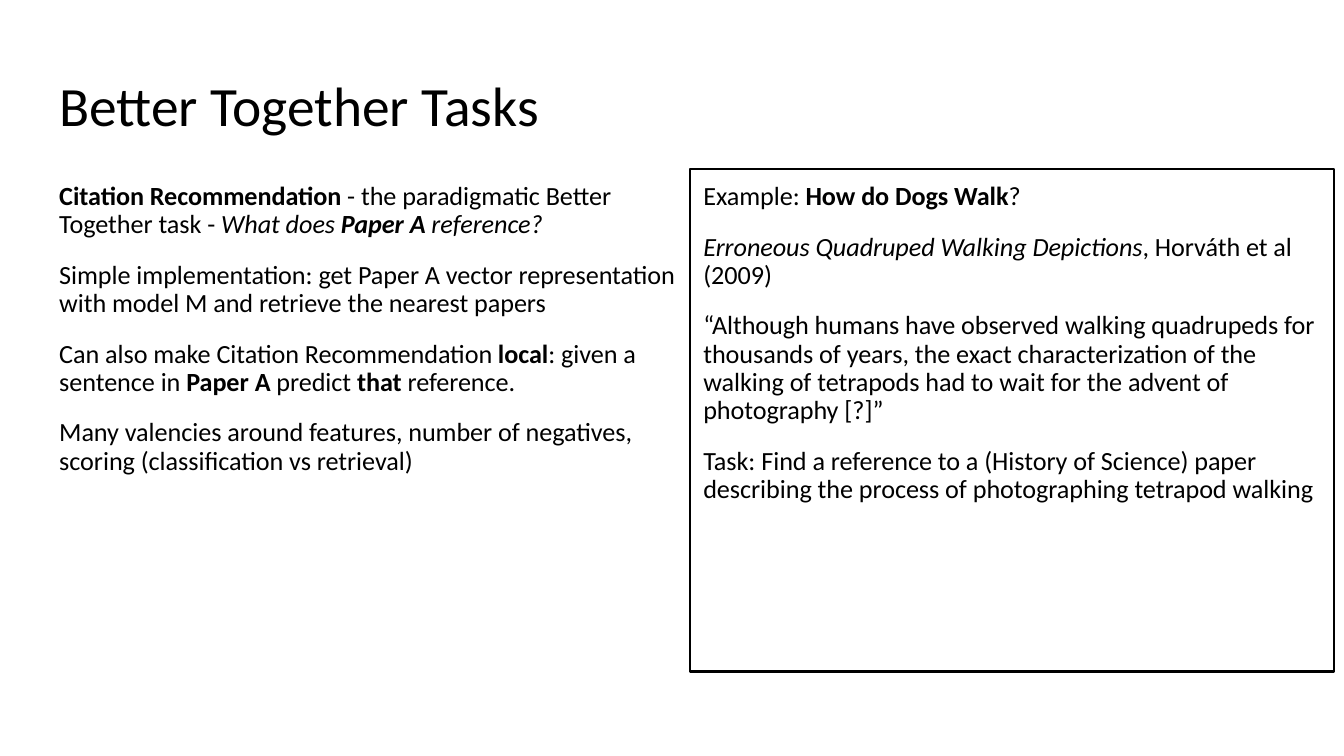
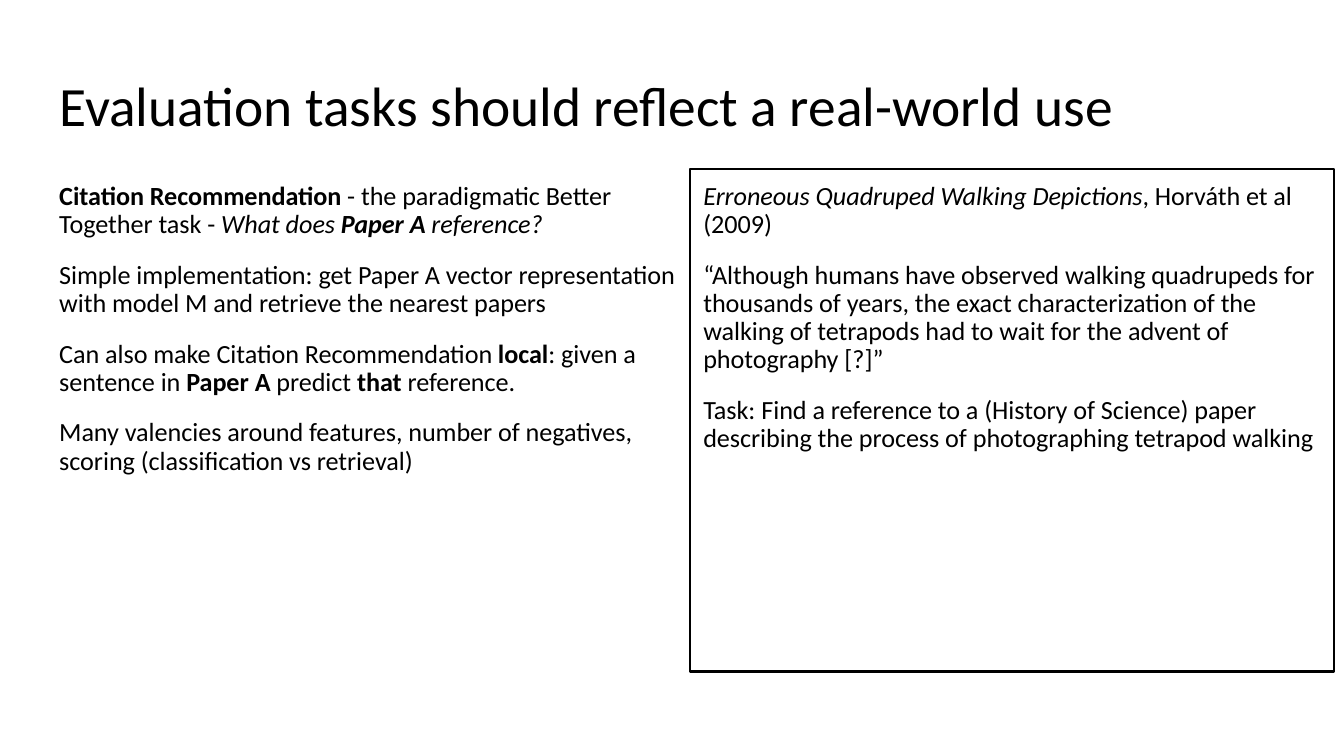
Before and after one commit to kwchurch/JSALT_Better_Together, a slide deck: slide 20 of slides/July5/July5_combined.pptx. Drawn at 1344x756 pixels with LibreOffice and Linux fonts; fonts in the diff are those of the drawing. Boxes give left, top, right and bottom in pixels: in the first picture for what was removed or moved away, otherwise in the second. Text is boxed around its words. In the diff, an @@ line names an element or a change of style, - is before the commit and + after.

```diff
--- a/slides/July5/July5_combined.pptx
+++ b/slides/July5/July5_combined.pptx
@@ title at box(59, 87, 1112, 127): text changed @@
-Better Together Tasks
+Evaluation tasks should reflect a real-world use
@@ text at box(703, 186, 1020, 210): paragraph removed @@
-Example: How do Dogs Walk?
```
Also in this commit, not shown: 2 other slides changed, 5 slides added, 4 slides removed, 1 other file.
